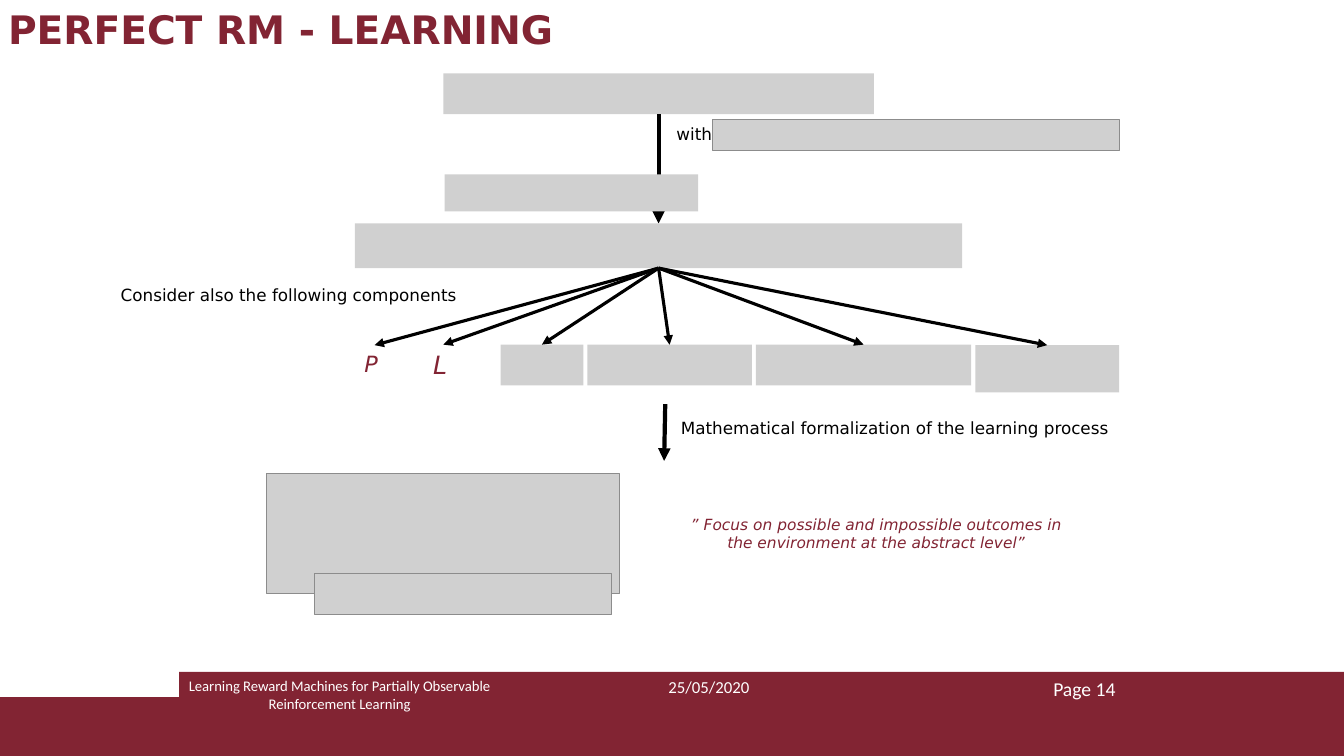
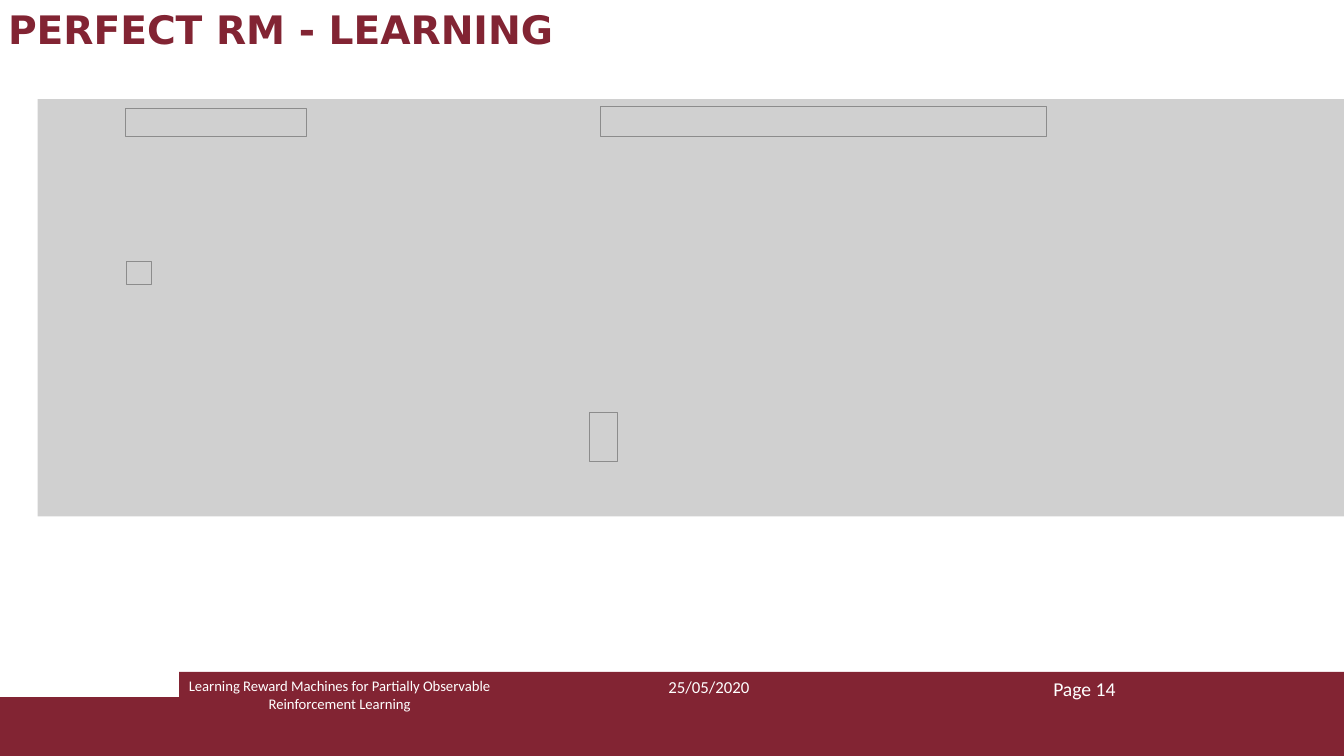
Before and after one commit to Marvet94/reasoning_agents_project_2020, a slide deck: slide 15 of ra_presentazione.pptx (slide 14 before the commit). Drawn at 1344x756 pixels with LibreOffice and Linux fonts; fonts in the diff are those of the drawing; grey boxes stand for pictures. Boxes give left, top, right and bottom in pixels: in the first picture for what was removed or moved away, otherwise in the second. Text is boxed around its words. In the diff, an @@ line names an element or a change of style, - is before the commit and + after.

```diff
--- a/ra_presentazione.pptx
+++ b/ra_presentazione.pptx
@@ picture removed at <box>444,74,874,114</box> @@
@@ picture added at <box>37,99,1344,516</box> @@
@@ picture added at <box>126,108,307,136</box> @@
@@ picture added at <box>601,107,1047,137</box> @@
@@ arrow removed from (658, 114) to (658, 224) @@
@@ text removed at <box>676,127,712,140</box> @@
-with
@@ picture removed at <box>712,120,1119,150</box> @@
@@ picture removed at <box>445,174,698,212</box> @@
@@ picture removed at <box>355,224,962,268</box> @@
@@ picture added at <box>127,261,152,284</box> @@
@@ arrow removed from (658, 268) to (375, 345) @@
@@ arrow removed from (658, 268) to (444, 345) @@
@@ arrow removed from (658, 268) to (542, 345) @@
@@ arrow removed from (658, 268) to (669, 345) @@
@@ arrow removed from (658, 268) to (864, 345) @@
@@ arrow removed from (658, 268) to (1048, 345) @@
@@ text removed at <box>121,288,457,305</box> @@
-Consider also the following components
@@ text removed at <box>364,355,377,372</box> @@
-P
@@ text removed at <box>433,355,447,374</box> @@
-L
@@ picture removed at <box>501,345,584,385</box> @@
@@ picture removed at <box>588,345,752,385</box> @@
@@ picture removed at <box>756,345,972,385</box> @@
@@ picture removed at <box>976,345,1120,392</box> @@
@@ picture added at <box>590,412,618,462</box> @@
@@ arrow removed from (665, 404) to (664, 461) @@
@@ text removed at <box>681,421,1108,438</box> @@
-Mathematical formalization of the learning process
@@ picture removed at <box>267,474,620,594</box> @@
@@ text removed at <box>704,518,1061,549</box> @@
-” Focus on possible and impossible outcomes in the environment at the abstract level”
@@ picture removed at <box>315,574,612,615</box> @@
```
Also in this commit, not shown: 6 other slides changed, 2 slides added, 1 slide removed.
